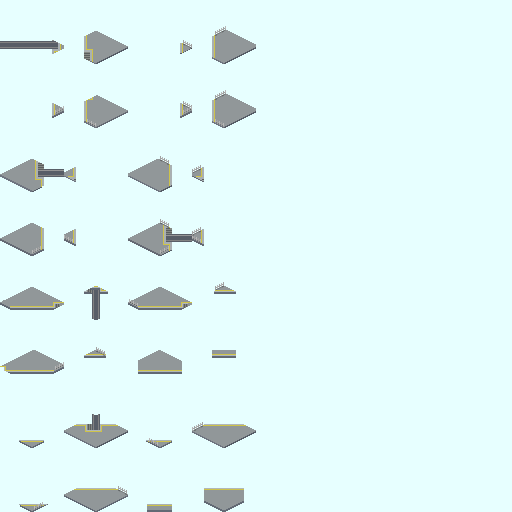
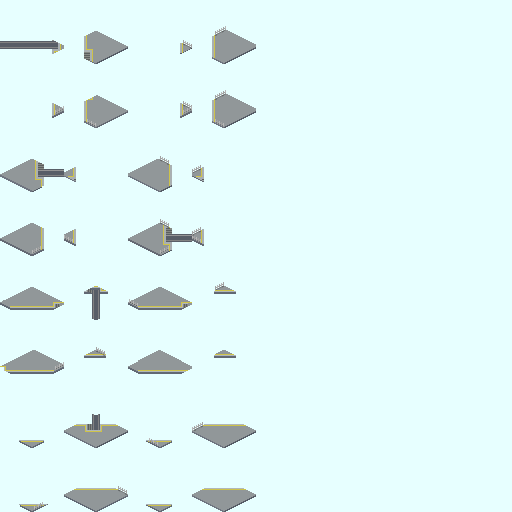
Revision of a layered 512 x 512 image; what changed, layer by layer:
added group "[47]@" with 2 layers in group "Up" over (192, 489, 256, 512)
added layer "貼り付けられたレイヤー #9" in group "[47]@" over (192, 489, 256, 512)
moved "[47]" into group "[47]@" over (204, 501, 244, 512)
added group "[46]@" with 2 layers in group "Up" over (146, 504, 172, 512)
added layer "貼り付けられたレイヤー #10" in group "[46]@" over (146, 504, 172, 512)
hid "[46]", moved it into group "[46]@" over (147, 505, 172, 512)
added group "[39]@" with 2 layers in group "Down" over (212, 350, 236, 358)
added layer "貼り付けられたレイヤー #8" in group "[39]@" over (214, 350, 236, 355)
hid "[39]", moved it into group "[39]@" over (212, 350, 236, 358)
added layer "貼り付けられたレイヤー #7" in group "[38]" over (128, 362, 192, 373)
